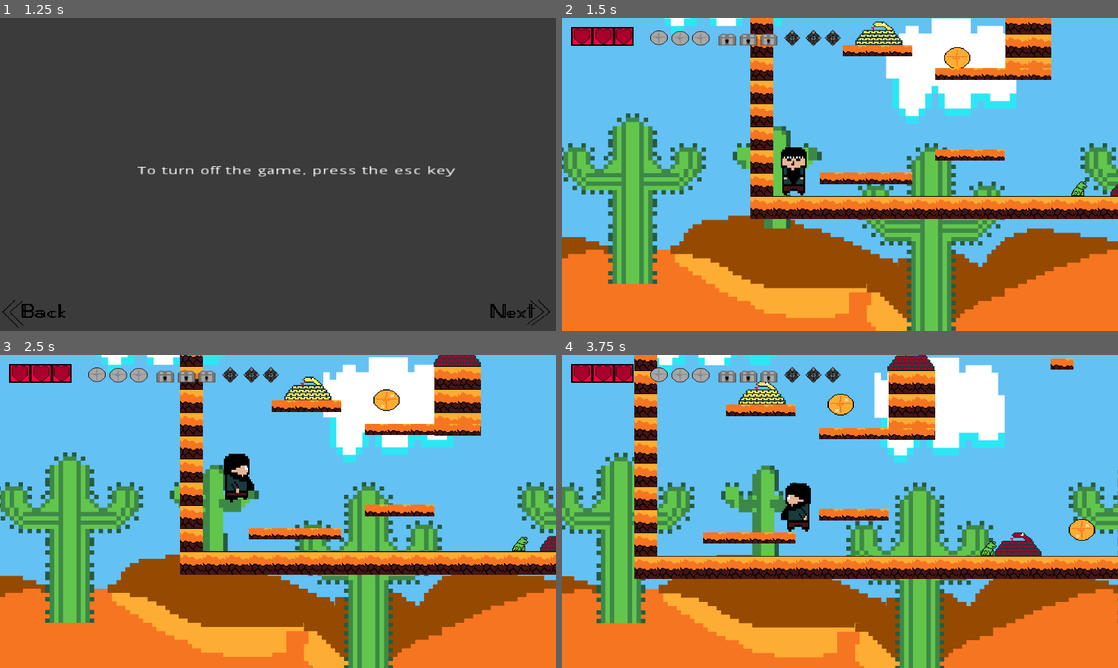
Above: before the commit, frames 1-4 (two rows, left to right).
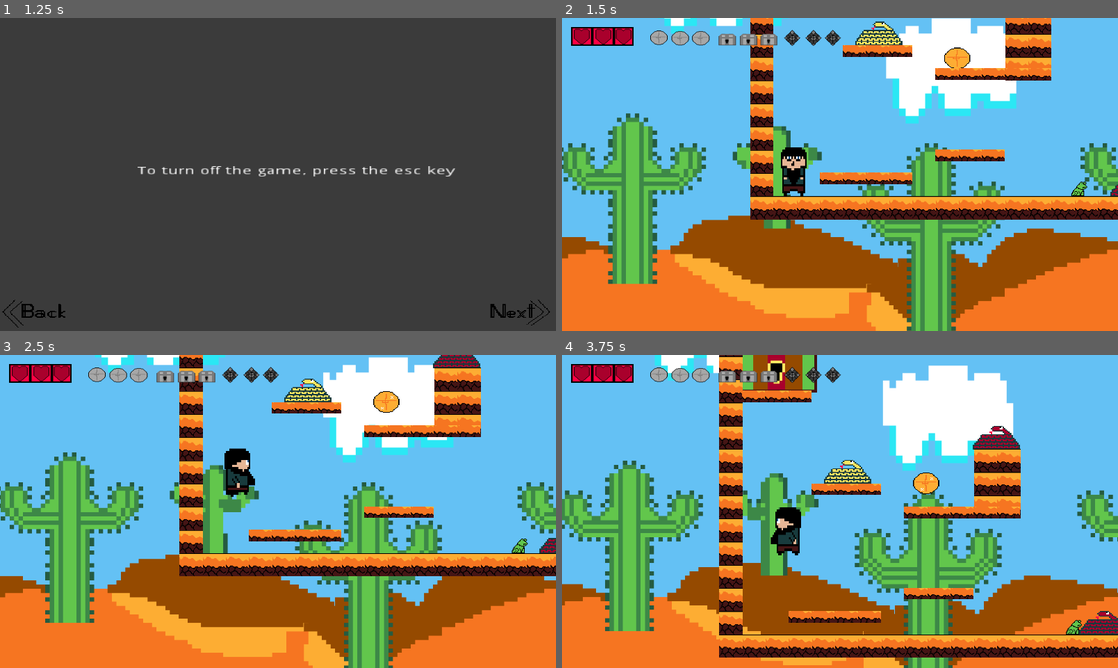
Above: after the commit, the same moments.

Repository: KamilKarmazyn/Inzynierka
Game: Godot game, scene res://Scene/MainMenu.tscn
The game is run twice, just before and just after one commit, with the same random seed, the same clock (stepped at 60 frames per second) and the same inputs.
Inputs (mouse positions are in pixels of both pictures, inside the frame that each line leads up to):
- Up to frame 1 (1.25 s): click (38, 77) at 0.5 s
- Up to frame 2 (1.5 s): click (1084, 312) at 1.25 s
- Up to frame 3 (2.5 s): move the mouse to (400, 495) at 2.02 s; press the mouse at (400, 495) at 2.03 s; hold Right (ui_right) from 2.03 s (still down); tap Up (ui_up) at 2.27 s
- Up to frame 4 (3.75 s): move the mouse to (728, 527) at 2.77 s; release the mouse at (728, 527) at 2.78 s; click (728, 527) at 2.85 s; tap Up (ui_up) at 3.02 s; move the mouse to (895, 442) at 3.52 s; release Right (ui_right) at 3.53 s; press the mouse at (895, 442) at 3.53 s; hold Left (ui_left) from 3.53 s (still down)

Frame 1 is identical in both runs. In frame 2, 1.6% of the frame differs, in the area x 33-100%, y 1-65%; in frame 3, 7.8%; in frame 4, 45%, in the area x 0-100%, y 0-100%.

Commit message:
Mała zmiana
Grawitacja

Diff:
--- a/Inżynierka/Scripts/PlayerWalk.gd
+++ b/Inżynierka/Scripts/PlayerWalk.gd
@@ -29,7 +29,7 @@
 
 func Move_Hero():
 	var Move = Vector2.ZERO
-	gravity = 30
+	gravity = 15
 	Move.y += gravity
 	if not dead and not $AnimatedSprite.animation == "Auc":
 		if Input.is_action_pressed("ui_right"):
